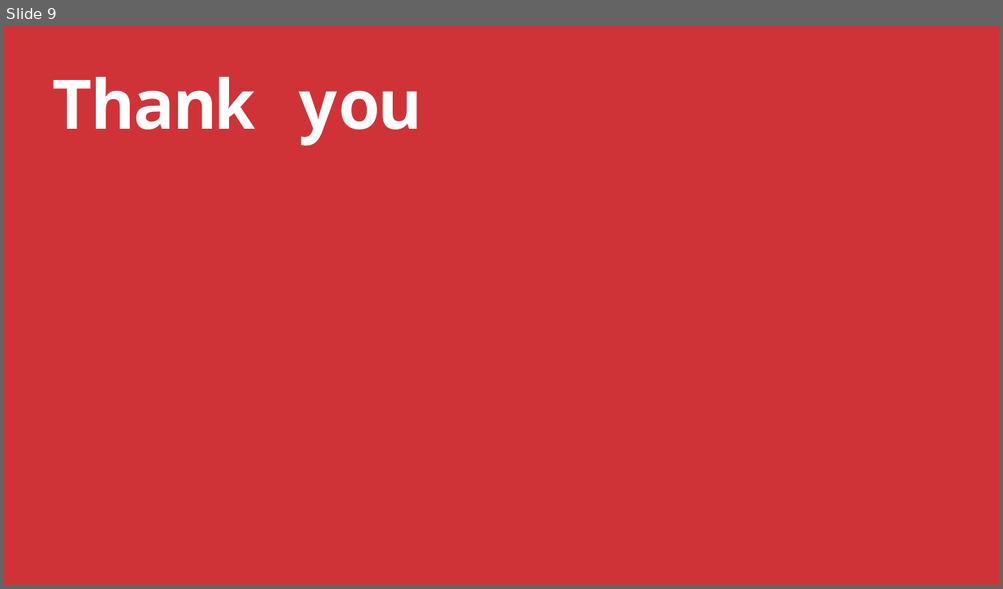
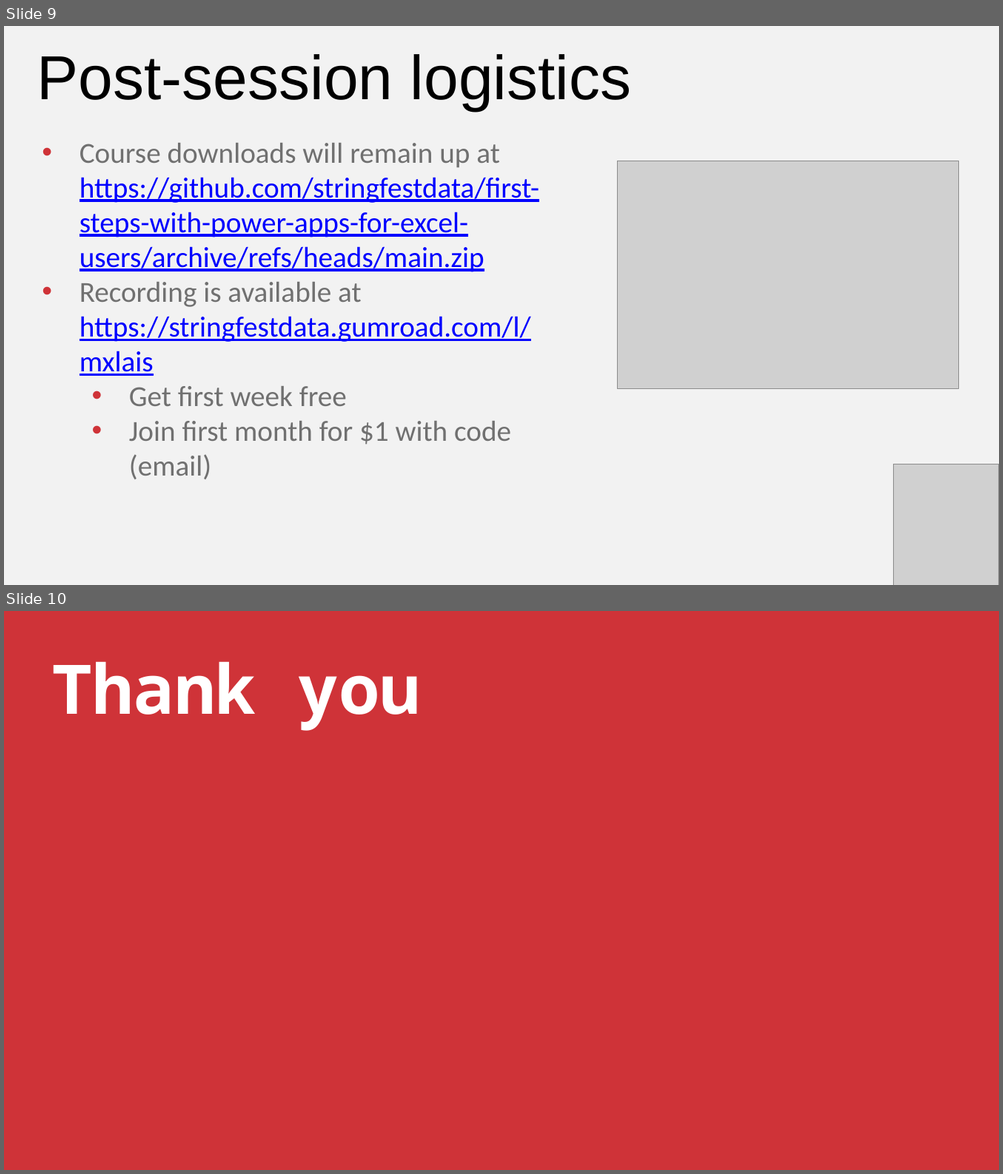
Before and after one commit to stringfestdata/first-steps-with-power-apps-for-excel-users, a slide deck: first-steps-power-apps.pptx. Shown one above the other, each under a label of ours: slide 9 before the commit, slides 9 and 10 after it. The pictures are 1003x589 and 1003x1174 pixels, drawn with LibreOffice and Linux fonts; fonts in the diff are those of the drawing; grey boxes stand for pictures. Boxes give left, top, right and bottom in pixels: in the first picture for what was removed or moved away, otherwise in the second. Text is boxed around its words. In the diff, an @@ line names an element or a change of style, - is before the commit and + after.

```diff
--- a/first-steps-power-apps.pptx
+++ b/first-steps-power-apps.pptx
@@ slide 9 added at (x1=4, y1=26, x2=999, y2=585), background #F2F2F2 @@
@@ text added at (x1=37, y1=54, x2=632, y2=111), 90 pt, text #000000 @@
+Post-session logistics
@@ text added at (x1=79, y1=143, x2=539, y2=480), 42 pt, text #0000FF, underline @@
+• Course downloads will remain up at https://github.com/stringfestdata/first-steps-with-power-apps-for-excel-users/archive/refs/heads/main.zip
+• Recording is available at https://stringfestdata.gumroad.com/l/mxlais
+    • Get first week free
+    • Join first month for $1 with code (email)
@@ picture added at (x1=617, y1=161, x2=959, y2=389) @@
@@ picture added at (x1=893, y1=464, x2=998, y2=585) @@
@@ what was slide 9 is now slide 10 @@
```
Also in this commit, not shown: 1 other slide added, 1 slide removed, 2 other files.
